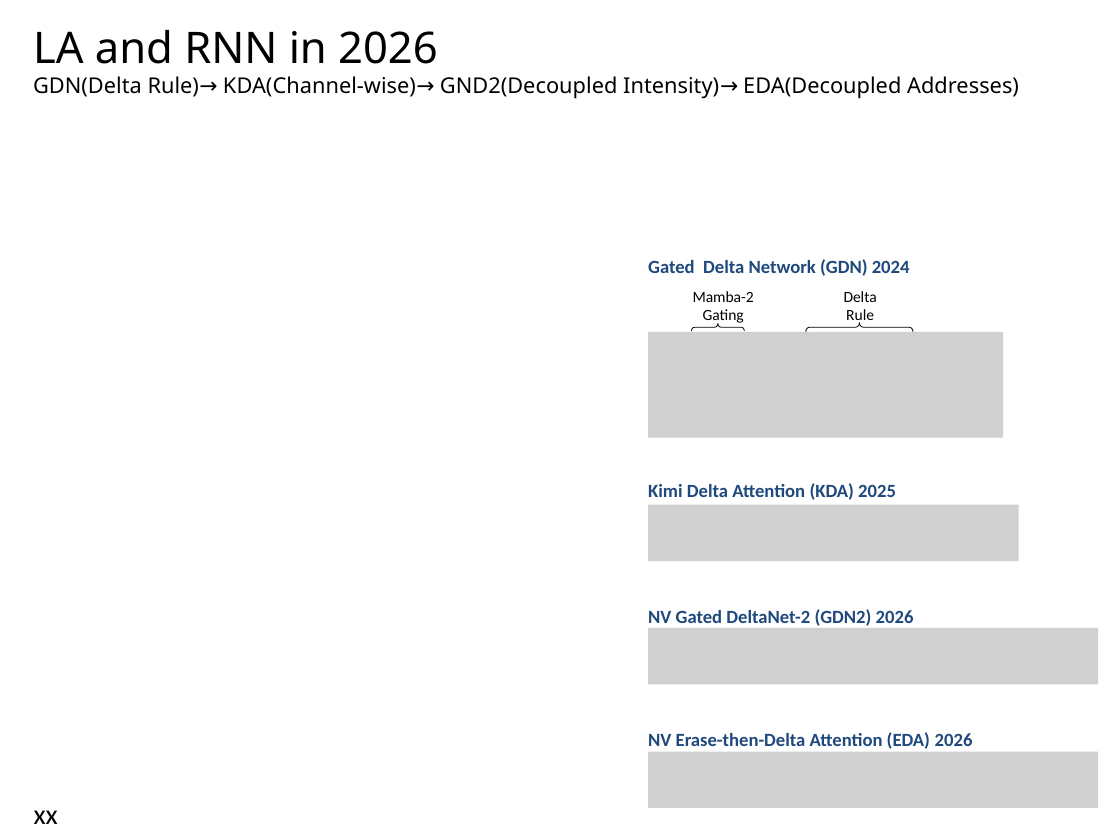
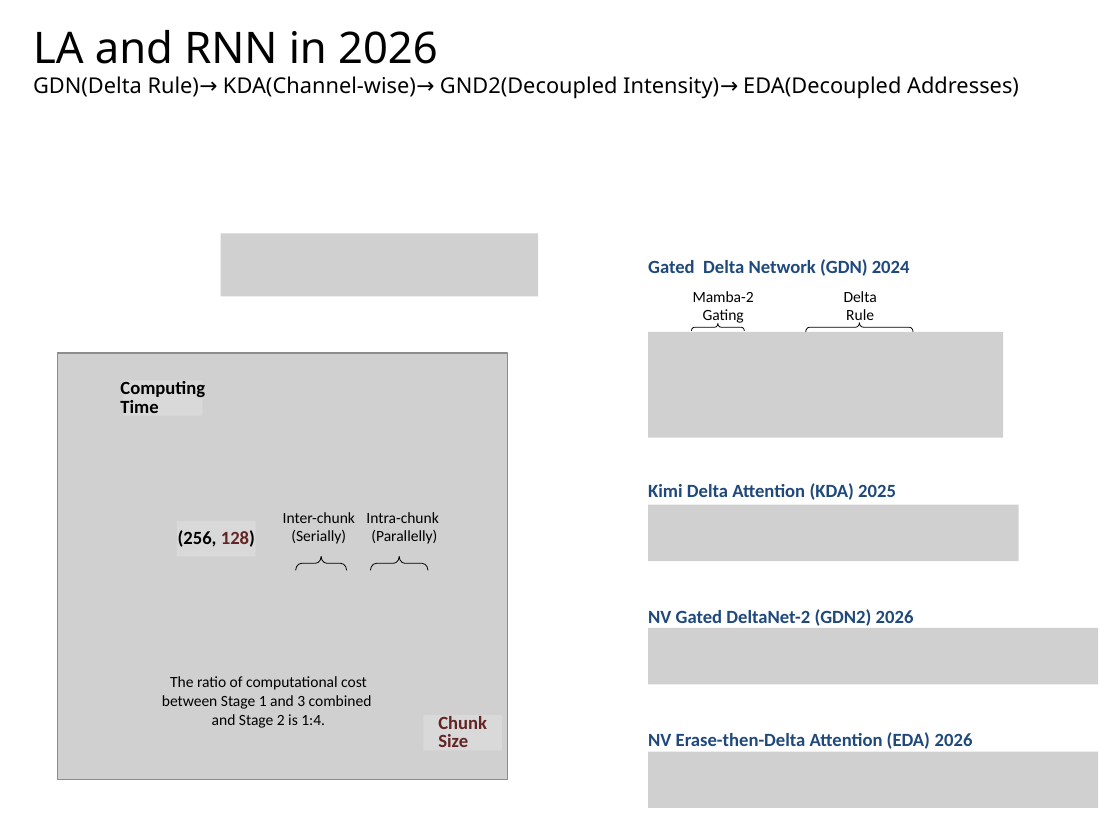
Before and after one commit to navibator/crazy-ai, a slide deck: slide 8 of temp.pptx (slide 10 before the commit). Drawn at 1120x840 pixels with LibreOffice and Linux fonts; fonts in the diff are those of the drawing; grey boxes stand for pictures. Boxes give left, top, right and bottom in pixels: in the first picture for what was removed or moved away, otherwise in the second. Text is boxed around its words. In the diff, an @@ line names an element or a change of style, - is before the commit and + after.

```diff
--- a/temp.pptx
+++ b/temp.pptx
@@ picture added at [221,233,538,296] @@
@@ group added at [57,353,507,780]: 3 rectangles, 3 texts, 2 pictures, 2 left braces @@
+Computing
+Time
+Chunk
+Size
+Inter-chunk
+(Serially)
+Intra-chunk
+(Parallelly)
+The ratio of computational cost
+between Stage 1 and 3 combined
+and Stage 2 is 1:4.
+(256, 128)
@@ text removed at [34,810,58,824] @@
-xx
```
Also in this commit, not shown: 5 other slides changed, 2 slides removed.
